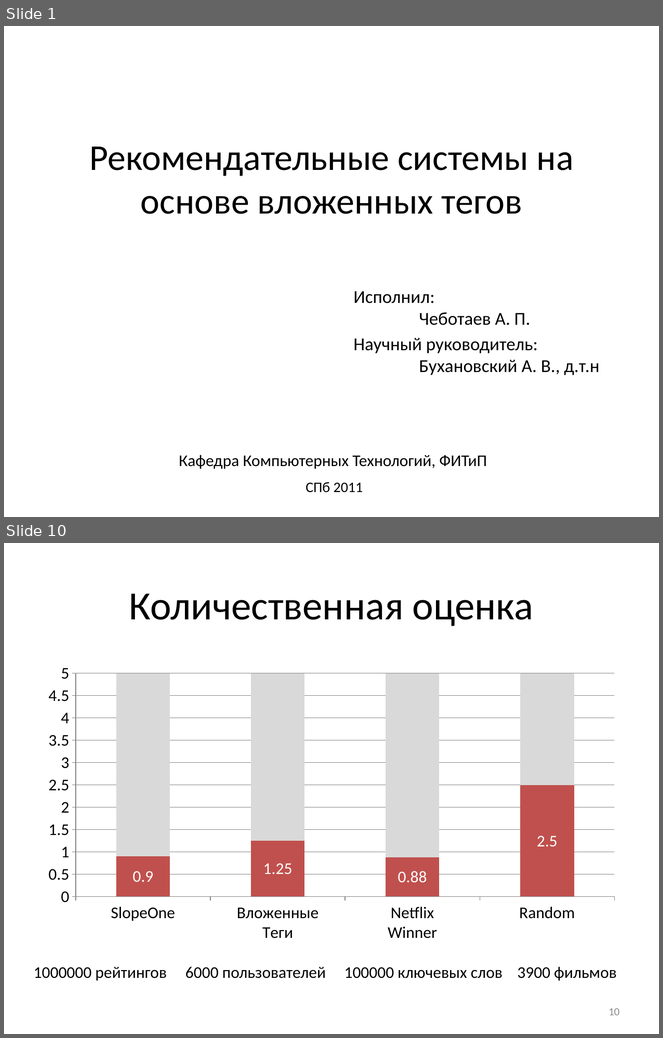
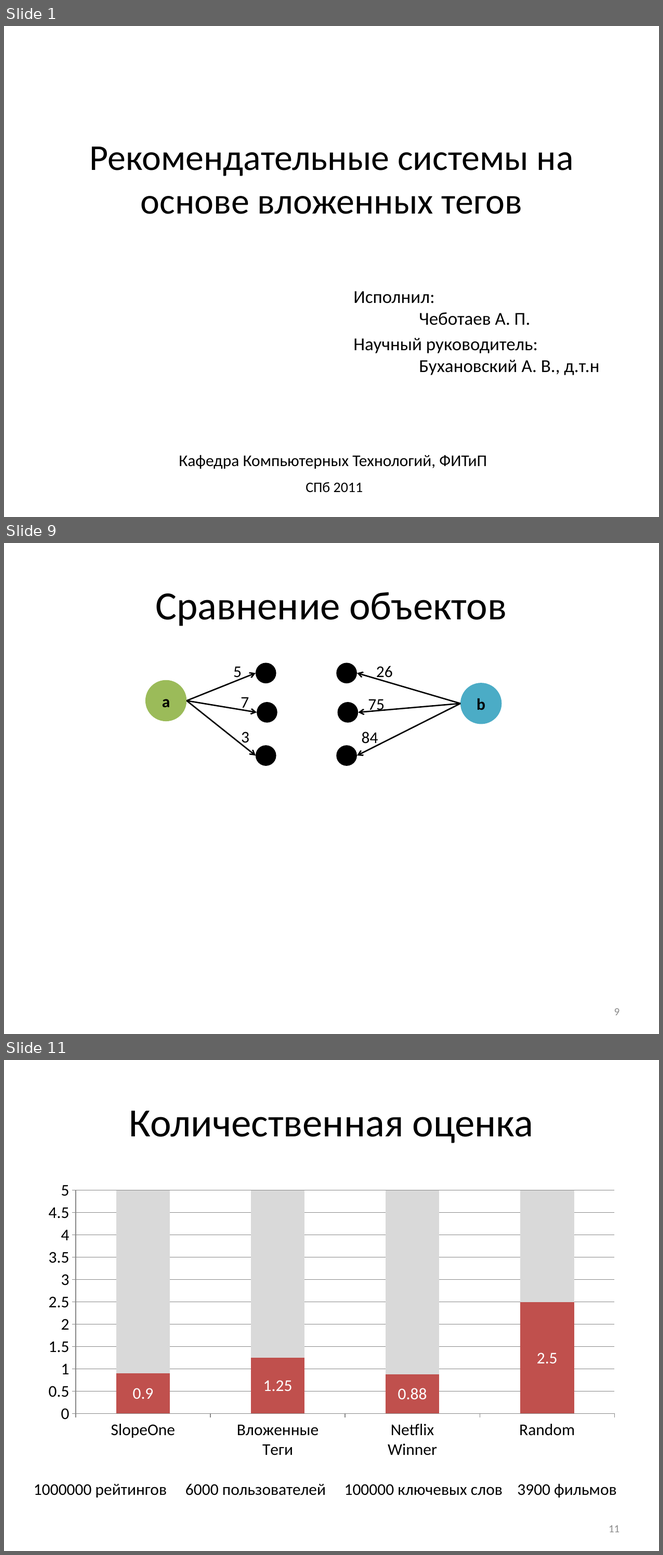
Before and after one commit to Otann/diploma, a slide deck: slides.pptx. Shown one above the other, each under a label of ours: slides 1 and 10 before the commit, slides 1, 9 and 11 after it; the slides between them are not shown. The pictures are 663x1038 and 663x1555 pixels, drawn with LibreOffice and Linux fonts; fonts in the diff are those of the drawing; grey boxes stand for pictures. Boxes give left, top, right and bottom in pixels: in the first picture for what was removed or moved away, otherwise in the second. Text is boxed around its words. In the diff, an @@ line names an element or a change of style, - is before the commit and + after.

```diff
--- a/slides.pptx
+++ b/slides.pptx
@@ slide 9 added at (4,543,659,1034), background #FFFFFF @@
@@ title added at (155,592,507,626), 44 pt, text #000000 @@
+Сравнение объектов
@@ text added at (233,666,242,681), 18 pt, text #000000 @@
+5
@@ ellipse added at (256,663,276,683), fill #000000 @@
@@ ellipse added at (336,663,357,683), fill #000000 @@
@@ text added at (376,666,393,681), 18 pt, text #000000 @@
+26
@@ ellipse added at (145,680,187,721), fill #9BBB59, 18 pt, text #000000, bold @@
+a
@@ arrow added from (187, 701) to (256, 674), #000000 1.5 pt @@
@@ arrow added from (461, 704) to (357, 674), #000000 1.5 pt @@
@@ text added at (241,697,249,711), 18 pt, text #000000 @@
+7
@@ ellipse added at (461,683,502,724), fill #4BACC6, 18 pt, text #000000, bold @@
+b
@@ arrow added from (187, 701) to (256, 756), #000000 1.5 pt @@
@@ arrow added from (187, 701) to (257, 713), #000000 1.5 pt @@
@@ ellipse added at (257,702,277,722), fill #000000 @@
@@ ellipse added at (337,702,358,722), fill #000000 @@
@@ arrow added from (461, 704) to (357, 756), #000000 1.5 pt @@
@@ arrow added from (461, 704) to (359, 713), #000000 1.5 pt @@
@@ text added at (368,699,385,713), 18 pt, text #000000 @@
+75
@@ text added at (241,732,249,746), 18 pt, text #000000 @@
+3
@@ ellipse added at (256,745,276,766), fill #000000 @@
@@ ellipse added at (336,745,357,766), fill #000000 @@
@@ text added at (362,732,378,747), 18 pt, text #000000 @@
+84
@@ page number added at (614,1008,620,1016), 12 pt, text #8C8C8C @@
+9
@@ what was slide 10 is now slide 11 @@
@@ page number at (609,1525,620,1533): text changed @@
-10
+11
```
Also in this commit, not shown: 2 slides changed, 8 other slides added, 8 slides removed, 12 other files.
